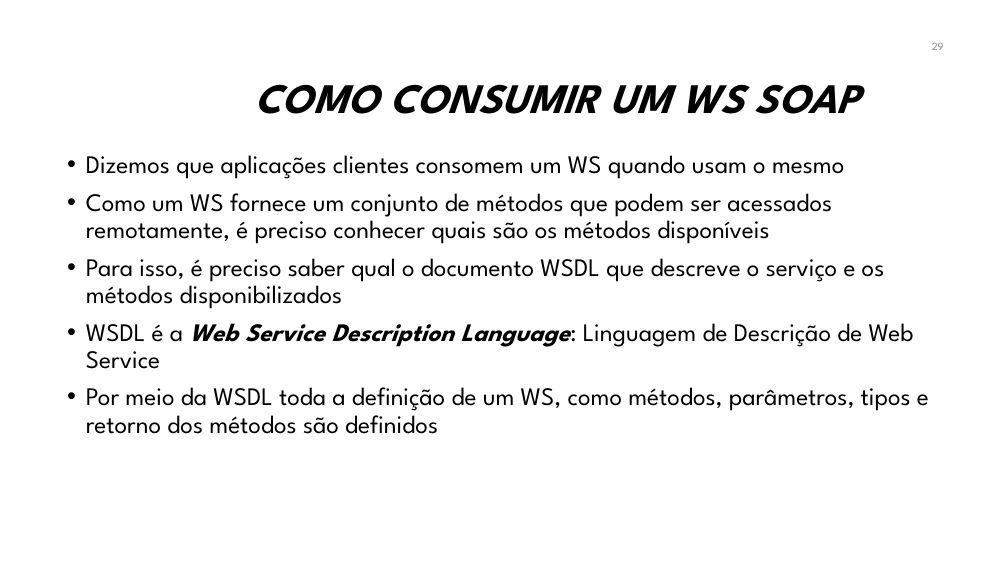
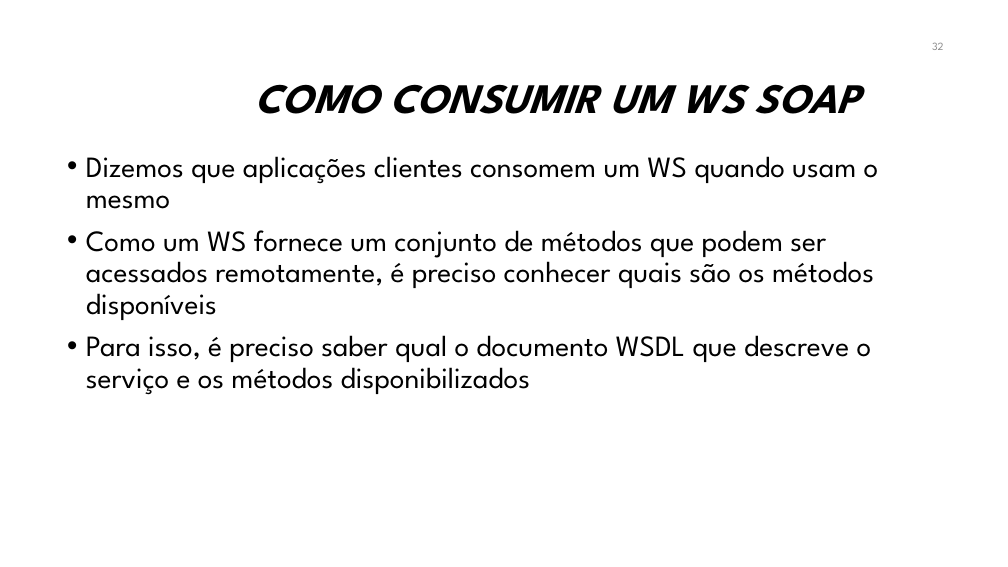
Before and after one commit to manoelcampos/sistemas-distribuidos, a slide deck: slide 32 of projects/08-webservices/webservices.pptx (slide 29 before the commit). Drawn at 1008x567 pixels with LibreOffice and Linux fonts; fonts in the diff are those of the drawing; background and template pictures are left out. Boxes give left, top, right and bottom in pixels: in the first picture for what was removed or moved away, otherwise in the second. Text is boxed around its words. In the diff, an @@ line names an element or a change of style, - is before the commit and + after.

```diff
--- a/projects/08-webservices/webservices.pptx
+++ b/projects/08-webservices/webservices.pptx
@@ page number at (x1=932, y1=42, x2=944, y2=50): text changed @@
-29
+32
@@ text "Dizemos que aplicações clientes consomem ..." at (x1=86, y1=156, x2=879, y2=395): size 24 to 28 pt @@
@@ text at (x1=86, y1=323, x2=929, y2=434): paragraphs removed @@
-• WSDL é a Web Service Description Language: Linguagem de Descrição de Web Service
-• Por meio da WSDL toda a definição de um WS, como métodos, parâmetros, tipos e retorno dos métodos são definidos
```
Also in this commit, not shown: 25 other slides changed, 5 slides added, 5 other files.
